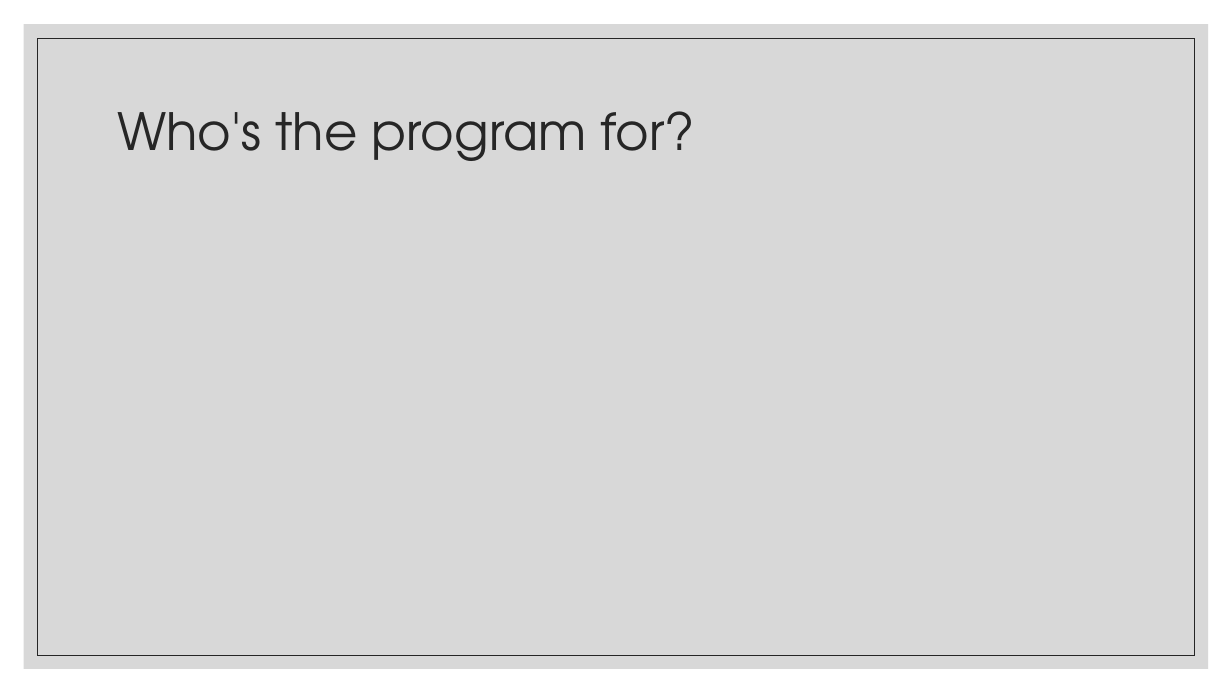
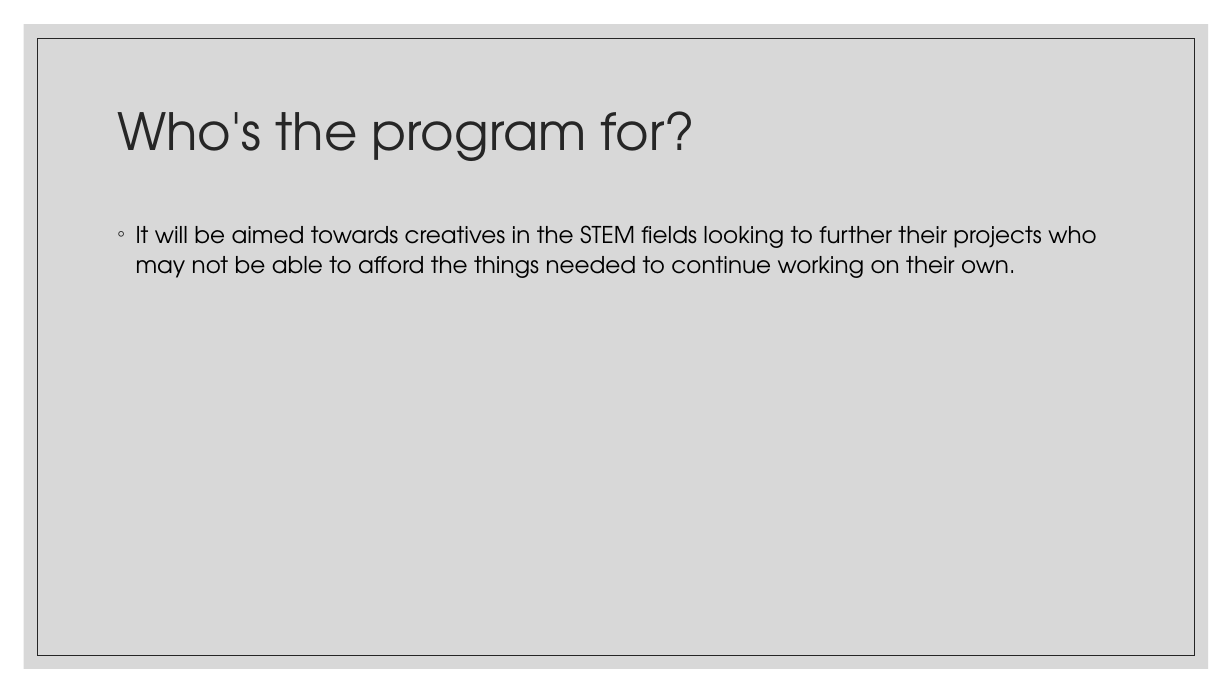
Before and after one commit to KershawK5646/CapstoneProject, a slide deck: slide 4 of Presentation/MakerSpace.pptx. Drawn at 1232x693 pixels with LibreOffice and Linux fonts; fonts in the diff are those of the drawing. Boxes give left, top, right and bottom in pixels: in the first picture for what was removed or moved away, otherwise in the second. Text is boxed around its words. In the diff, an @@ line names an element or a change of style, - is before the commit and + after.

```diff
--- a/Presentation/MakerSpace.pptx
+++ b/Presentation/MakerSpace.pptx
@@ text added at box(136, 225, 1096, 278), 18 pt, text #000000 @@
+◦ It will be aimed towards creatives in the STEM fields looking to further their projects who may not be able to afford the things needed to continue working on their own.
```
Also in this commit, not shown: 5 other slides changed.
